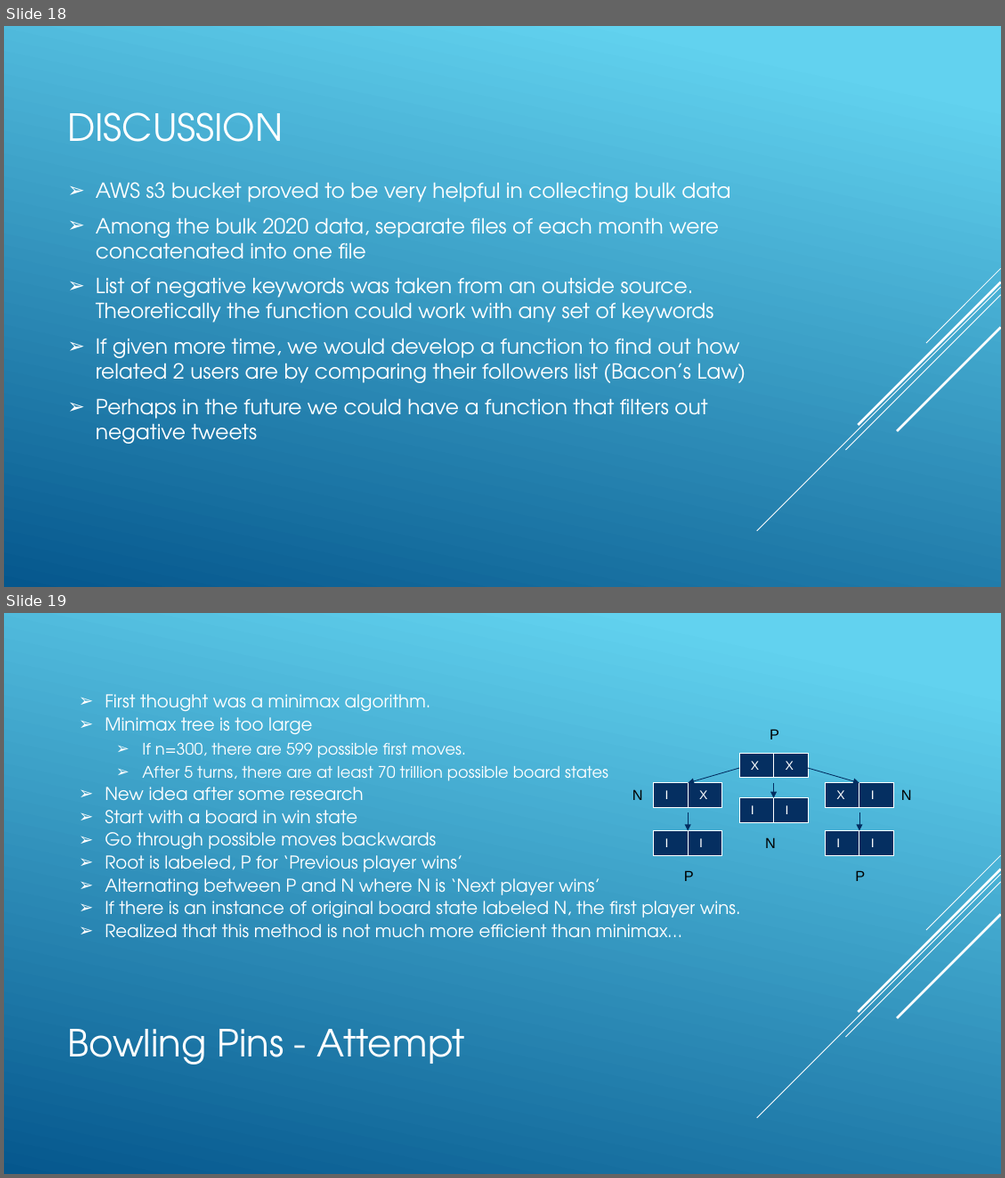
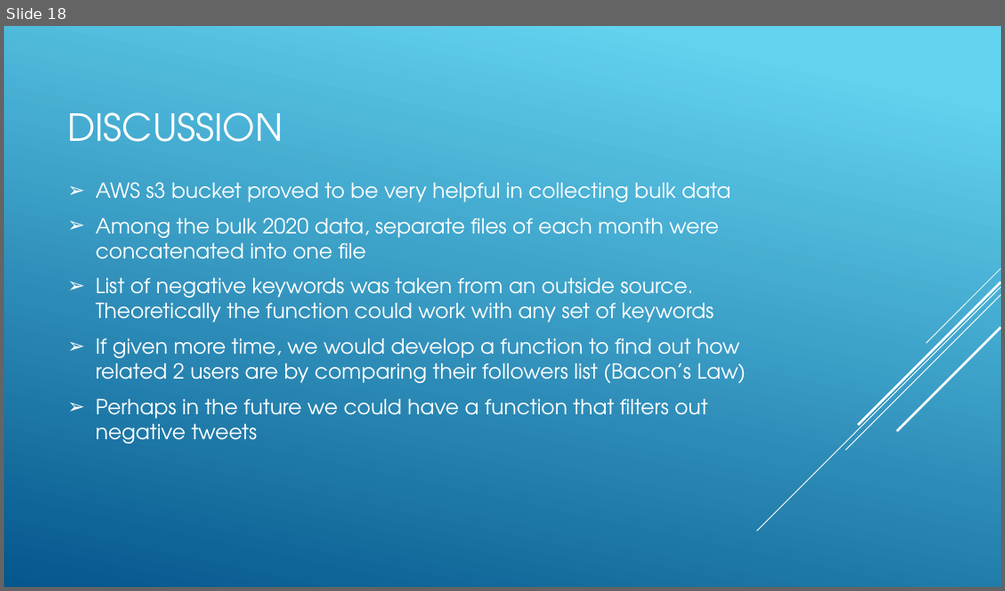
Before and after one commit to revature-scalawags/Project2-Group6, a slide deck: Group Twitter Stream - Project1.pptx. Shown one above the other, each under a label of ours: slides 18 and 19 before the commit, slide 18 after it. The pictures are 1005x1178 and 1005x591 pixels, drawn with LibreOffice and Linux fonts; fonts in the diff are those of the drawing. Boxes give left, top, right and bottom in pixels: in the first picture for what was removed or moved away, otherwise in the second. Text is boxed around its words. In the diff, an @@ line names an element or a change of style, - is before the commit and + after.

```diff
--- a/Group Twitter Stream - Project1.pptx
+++ b/Group Twitter Stream - Project1.pptx
@@ slide 19 removed at [4,613,1001,1174], background gradient #62D2EF to #05578D; not listed: 5 template elements that a slide beside it also shows @@
@@ text removed at [105,694,741,938] @@
-➢ First thought was a minimax algorithm.
-➢ Minimax tree is too large
-  ➢ If n=300, there are 599 possible first moves.
-  ➢ After 5 turns, there are at least 70 trillion possible board states
-➢ New idea after some research
-➢ Start with a board in win state
-➢ Go through possible moves backwards
-➢ Root is labeled, P for ‘Previous player wins’
-➢ Alternating between P and N where N is ‘Next player wins’
-➢ If there is an instance of original board state labeled N, the first player wins.
-➢ Realized that this method is not much more efficient than minimax…
@@ text removed at [769,729,779,739] @@
-P
@@ arrow removed from (739, 768) to (688, 783) @@
@@ table removed at [739,753,808,778], 1 rows, 2 columns @@
-X | X
@@ arrow removed from (808, 768) to (859, 783) @@
@@ text removed at [632,789,643,800] @@
-N
@@ table removed at [654,783,722,807], 1 rows, 2 columns @@
-I | X
@@ table removed at [739,798,808,822], 1 rows, 2 columns @@
-I | I
@@ arrow removed from (774, 783) to (774, 798) @@
@@ table removed at [825,783,894,807], 1 rows, 2 columns @@
-X | I
@@ text removed at [901,789,912,800] @@
-N
@@ arrow removed from (688, 812) to (688, 831) @@
@@ arrow removed from (859, 812) to (859, 831) @@
@@ table removed at [654,831,722,855], 1 rows, 2 columns @@
-I | I
@@ text removed at [765,837,776,848] @@
-N
@@ table removed at [825,831,894,855], 1 rows, 2 columns @@
-I | I
@@ text removed at [684,870,694,881] @@
-P
@@ text removed at [855,870,865,881] @@
-P
@@ title removed at [67,1029,465,1064] @@
-Bowling Pins - Attempt
```
Also in this commit, not shown: 2 slides changed, 1 other slide removed, 2 other files.
